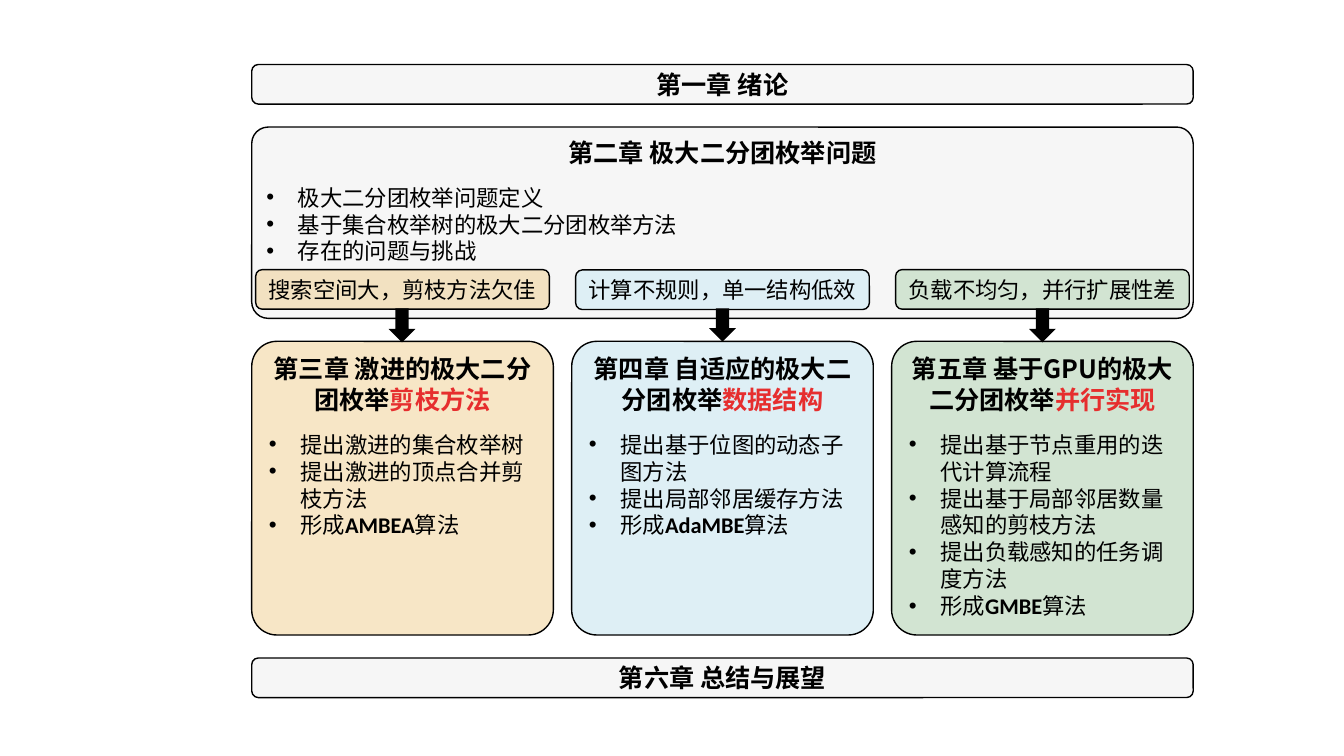
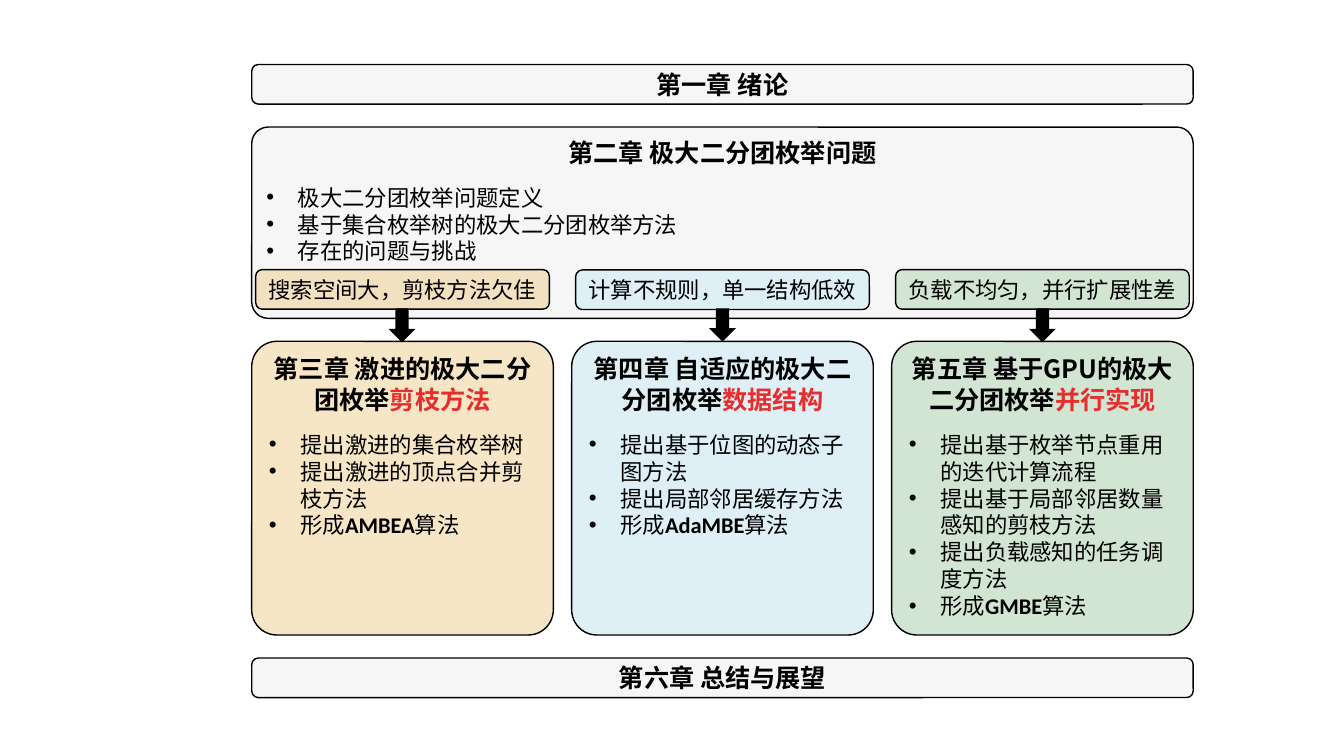
Before and after one commit to Pz1996/zjuthesis, a slide deck: slide 8 of figure/plot.pptx. Drawn at 1344x756 pixels with LibreOffice and Linux fonts; fonts in the diff are those of the drawing; background and template pictures are left out. Boxes give left, top, right and bottom in pixels: in the first picture for what was removed or moved away, otherwise in the second. Text is boxed around its words. In the diff, an @@ line names an element or a change of style, - is before the commit and + after.

```diff
--- a/figure/plot.pptx
+++ b/figure/plot.pptx
@@ text in rounded rectangle at (940, 434, 1163, 482): text changed @@
-• 提出基于节点重用的迭代计算流程
+• 提出基于枚举节点重用的迭代计算流程
```
Also in this commit, not shown: 1 other slide changed, 1 slide added, 18 other files.
